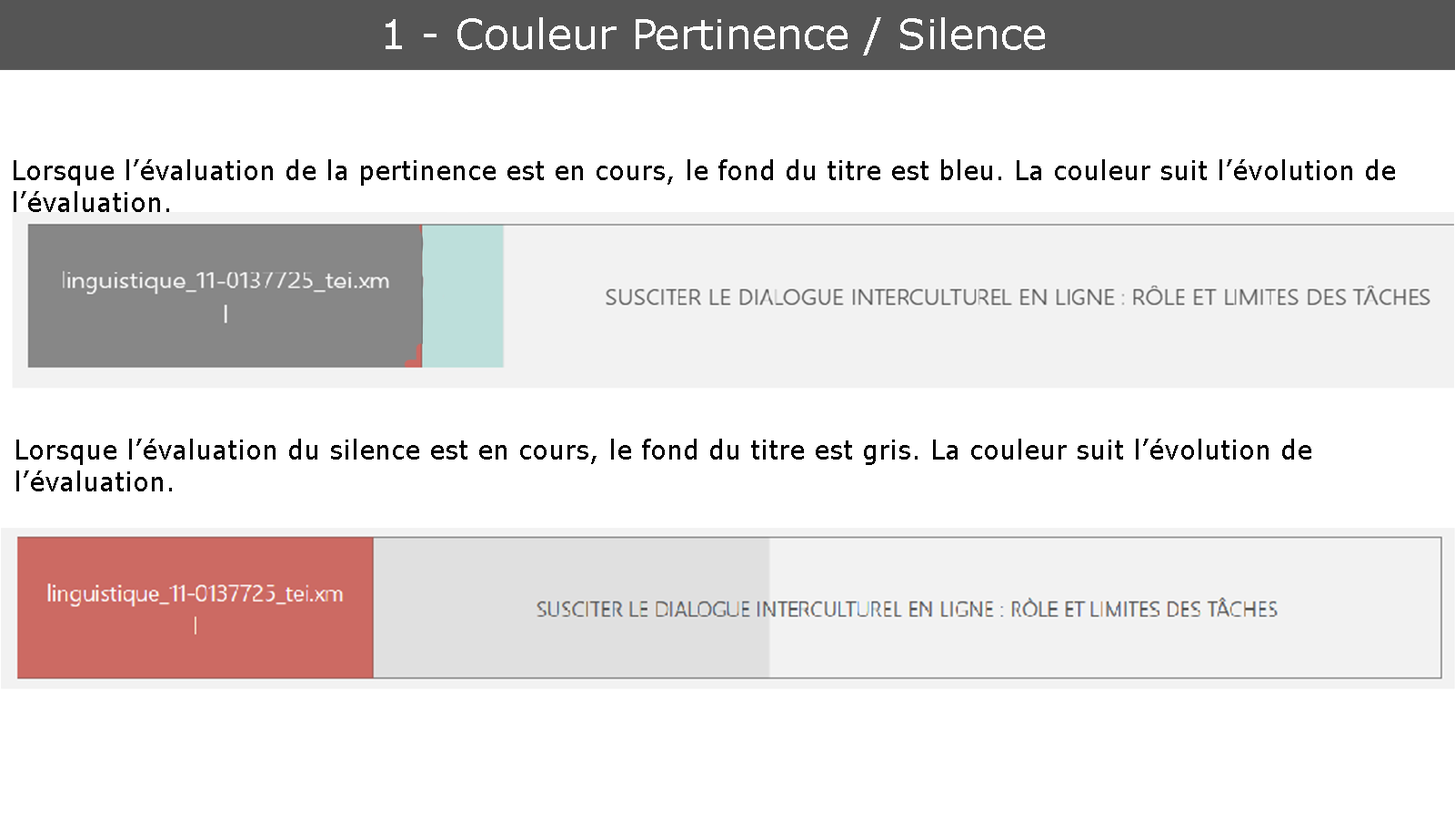
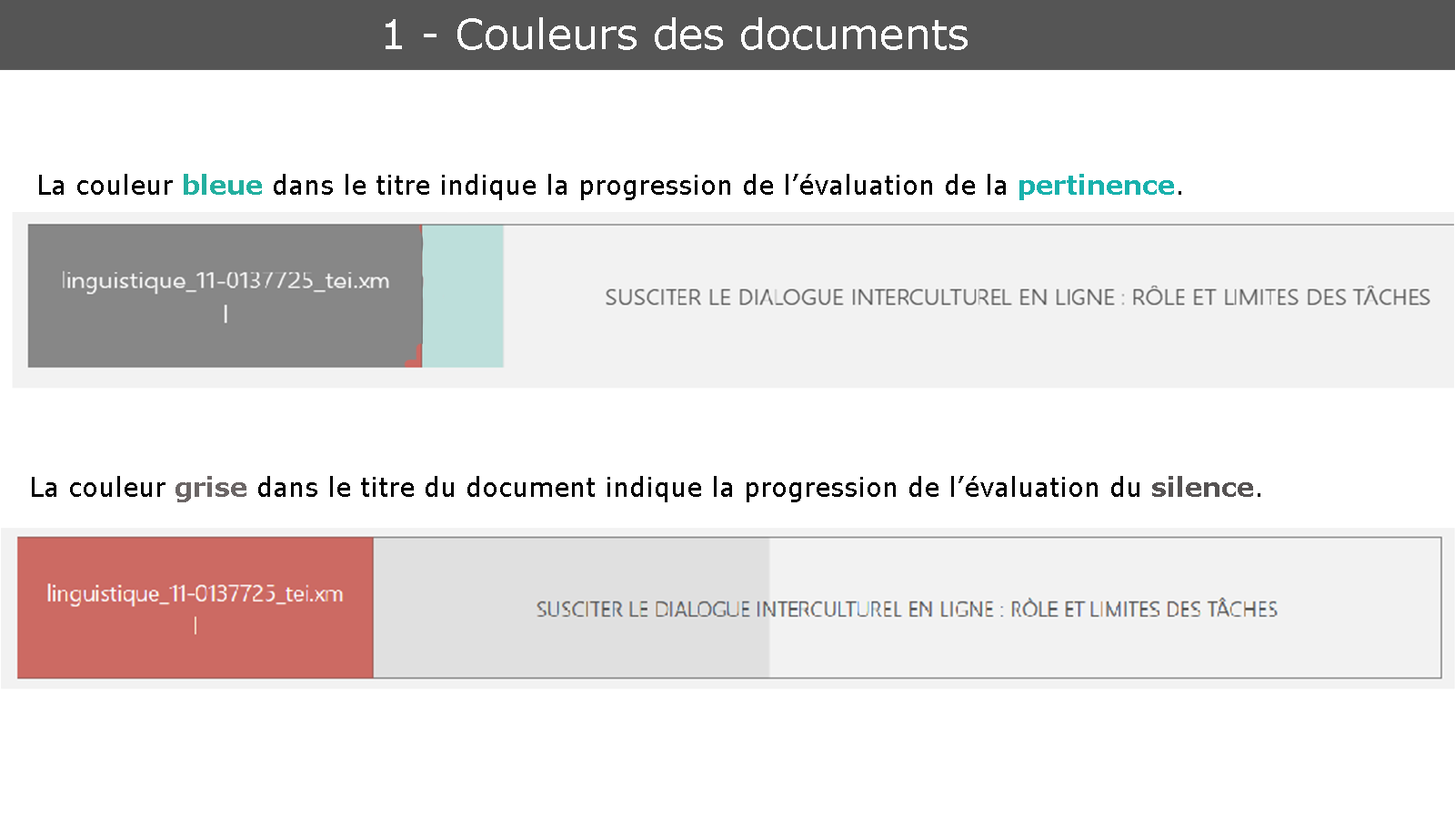
Two versions of the same layered image (w=1455, h=819). Layer-by-layer changes:
renamed "1 - Couleur Pertinence / Silence" to "1 - Couleurs des documents", painted on it over 618, 17, 1046, 56
renamed "Lorsque l’évaluation de la pertinence est en cours, le fond du" to "La couleur bleue dans le titre indique la progression de l’éval", painted on it over 13, 159, 1396, 212
renamed "Lorsque l’évaluation du silence est en cours, le fond du titre" to "La couleur grise dans le titre du document indique la progressi", painted on it over 16, 438, 1312, 503
